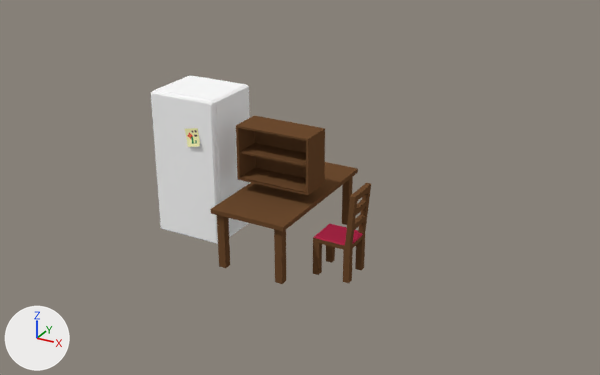
Two versions of the Blender file assets/models/furnitures.blend, one commit apart.
The view is the same before and after, from a camera (50 mm lens) standing at (11.47, -20.12, 12.05) and looking at (0.52, -0.21, 2.1). Lighting does not change. The marker at lower left points along +X, +Y and +Z.

Names of what the first picture shows: 'Chair', 'Drawer', 'Fridge', 'FridgeDoors', 'Table'.
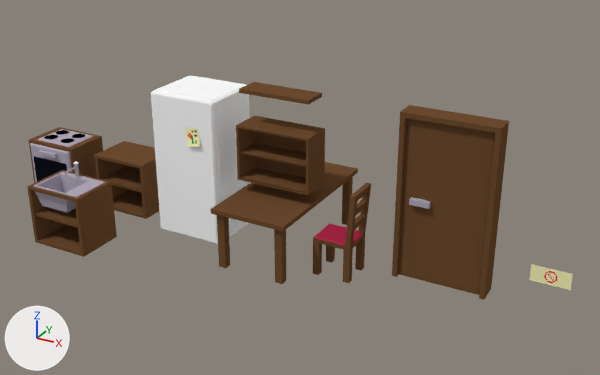
What differs and where, as boxes (x1, y1, x2, y2) in the pictures (600 x 375 px):
'Door', added (brown)
    after: (398, 118, 495, 295)
'CabinetSink', added (brown)
    after: (27, 170, 117, 257)
'DoorFrame', added (brown)
    after: (392, 105, 509, 300)
'Cabinet', added (brown)
    after: (94, 141, 159, 219)
'Cooker', added
    after: (28, 127, 103, 183)
'Sink', added
    after: (34, 162, 105, 213)
'Shelf', added (brown)
    after: (239, 82, 322, 105)
'OutOfService', added (beige)
    after: (529, 264, 573, 290)

Edits to the bpy script that builds the scene:
```text
Add me_outofservice:
    me_outofservice.from_pydata(...)  # 8 vertices, 2 faces; spans x -0.543..0.543, y -0.003..0.0, z -0.245..0.245
    me_outofservice.materials.append(mat_material)  # picture img_tileset_png
Add me_door:
    me_door.from_pydata(...)  # 24 vertices, 20 faces; spans x -1.23..1.23, y -0.35..0.35, z 0.02..4.86
    me_door.materials.append(mat_material)  # picture img_tileset_png
Add me_doorframe:
    me_doorframe.from_pydata(...)  # 16 vertices, 10 faces; spans x -1.38..1.38, y -0.33..0.33, z 0.0..5.0
    me_doorframe.materials.append(mat_material)  # picture img_tileset_png
Add me_shefl:
    me_shefl.from_pydata(...)  # a box spanning x -1.13..1.13, y -0.4..0.41, z -0.05..0.07
    me_shefl.materials.append(mat_material)  # picture img_tileset_png
Add me_cooker:
    me_cooker.from_pydata(...)  # 172 vertices, 110 faces; spans x -1.0..1.0, y -0.96..0.76, z 0.0..1.96
    me_cooker.materials.append(mat_material)  # picture img_tileset_png
Add me_sink:
    me_sink.from_pydata(...)  # 158 vertices, 140 faces; spans x -0.91..0.82, y -0.64..0.69, z 0.51..2.37
    me_sink.polygons.foreach_set('use_smooth', [True] * 140)
    me_sink.materials.append(mat_material)  # picture img_tileset_png
Add me_cabinetsink:
    me_cabinetsink.from_pydata(...)  # 34 vertices, 26 faces; spans x -1.0..1.0, y -0.76..0.76, z 0.0..1.9
    me_cabinetsink.materials.append(mat_material)  # picture img_tileset_png
Add me_cabinet:
    me_cabinet.from_pydata(...)  # 24 vertices, 20 faces; spans x -1.0..1.0, y -0.76..0.76, z 0.0..1.9
    me_cabinet.materials.append(mat_material)  # picture img_tileset_png
Add ob_outofservice:
    ob_outofservice = bpy.data.objects.new('OutOfService', me_outofservice)
    ob_outofservice.location = (8.0, 0.0, 1.0)
Add ob_door:
    ob_door = bpy.data.objects.new('Door', me_door)
    ob_door.location = (5.0, 0.0, 0.0)
Add ob_doorframe:
    ob_doorframe = bpy.data.objects.new('DoorFrame', me_doorframe)
    ob_doorframe.location = (5.0, 0.0, 0.0)
Add ob_shelf:
    ob_shelf = bpy.data.objects.new('Shelf', me_shefl)
    ob_shelf.location = (0.0, -0.43, 5.0)
Add ob_cooker:
    ob_cooker = bpy.data.objects.new('Cooker', me_cooker)
    ob_cooker.location = (-9.0, 0.0, 0.0)
Add ob_sink:
    ob_sink = bpy.data.objects.new('Sink', me_sink)
    ob_sink.parent = ob_cabinetsink
    ob_sink.matrix_parent_inverse = Matrix(((1.0, 0.0, 0.0, 6.0), (0.0, 1.0, 0.0, 3.0), (0.0, 0.0, 1.0, 0.0), (0.0, 0.0, 0.0, 1.0)))
    ob_sink.location = (-5.944, -3.018, 0.0)
Add ob_cabinetsink:
    ob_cabinetsink = bpy.data.objects.new('CabinetSink', me_cabinetsink)
    ob_cabinetsink.location = (-6.0, -3.0, 0.0)
Add ob_cabinet:
    ob_cabinet = bpy.data.objects.new('Cabinet', me_cabinet)
    ob_cabinet.location = (-6.0, 0.0, 0.0)
```
